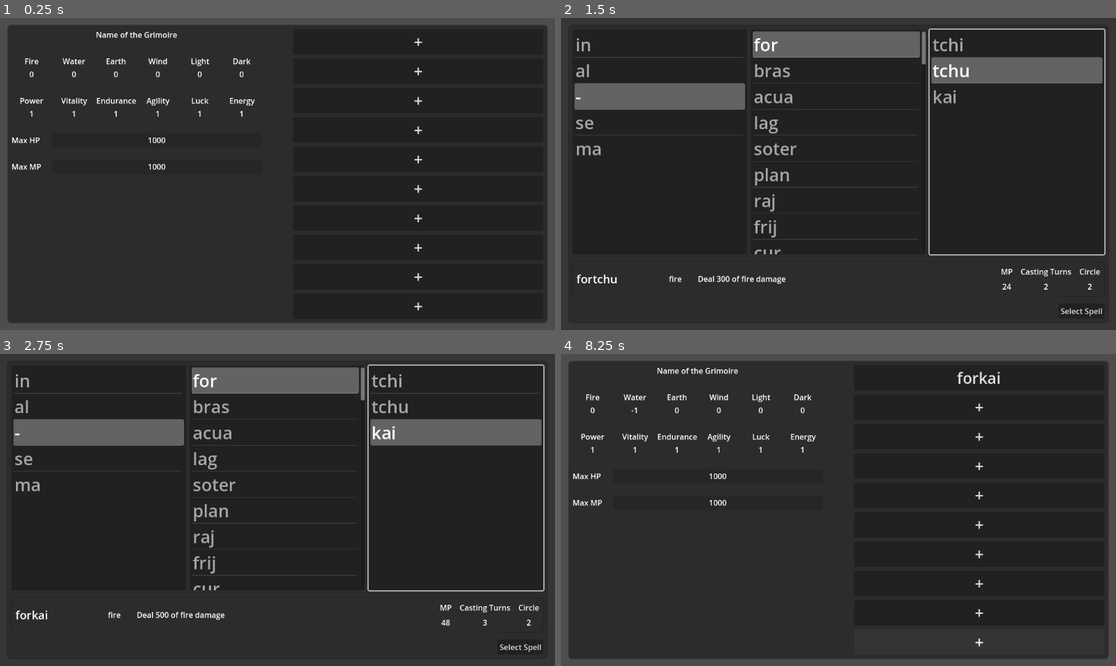
Above: before the commit, frames 1-4 (two rows, left to right).
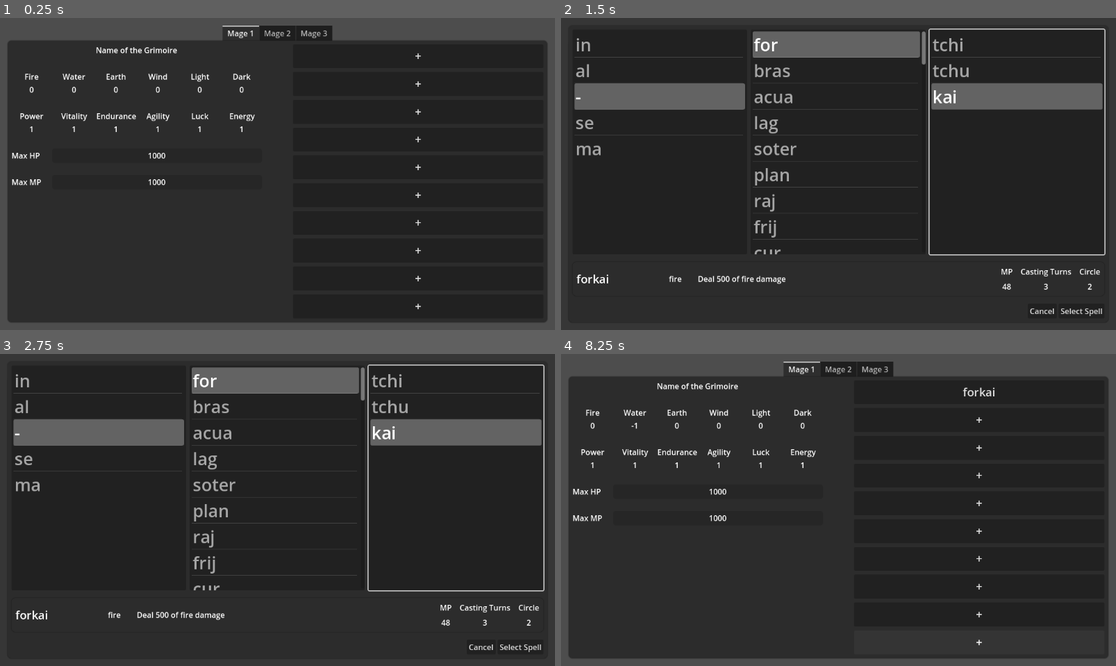
Above: after the commit, the same moments.

Repository: vhoyer/grimoire-researches
Game: Godot game, scene res://stages/_debug/grimoire/grimoires.tscn
Two runs of this game, one before a commit and one after it. Both use one fixed random seed, a clock stepped at 60 frames per second and the inputs below.
Inputs:
- Up to frame 1 (0.25 s): no input
- Up to frame 2 (1.5 s): click "+" at 0.5 s; click "+" at 1.25 s
- Up to frame 3 (2.75 s): click "+" at 2 s
- Up to frame 4 (8.25 s): click "+" at 2.75 s; click "+" at 3.5 s; click "+" at 4.25 s; click "+" at 5 s; click "+" at 5.75 s; click "+" at 6.5 s; click "+" at 7.25 s; click "Select Spell" at 8 s

The runs differ from the first frame. In frame 1, 6.0% of the frame differs, in the area x 1-99%, y 2-94%; in frame 2, 5.3%; in frame 3, less than 0.1%; in frame 4, 6.1%.

Commit message:
✨ Add mage selection on grimoire screen

Diff:
--- /dev/null
+++ b/entities/mages/mage.gd
@@ -0,0 +1,9 @@
+extends Resource
+class_name Mage
+
+@export var name: String;
+@export var grimoire: Grimoire;
+
+func _init(name: String, grimoire: Grimoire = Grimoire.new()):
+	self.name = name;
+	self.grimoire = grimoire;
--- a/stages/_debug/grimoire/grimoire.gd
+++ b/stages/_debug/grimoire/grimoire.gd
@@ -1,10 +1,20 @@
 extends PanelContainer
 
-var grimoire = Grimoire.new()
+@export var SpellSlotScene: PackedScene;
+@onready var page_right: VBoxContainer = $BookPages/PageRight
 
-func _ready() -> void:
+var grimoire: Grimoire
+
+signal grimoire_changed;
+
+func change_grimoire(grimoire: Grimoire) -> void:
+	if (self.grimoire != null and self.grimoire.updated.is_connected(update_labels)):
+		self.grimoire.updated.disconnect(update_labels)
+	self.grimoire = grimoire
+	self.grimoire.updated.connect(update_labels)
 	update_labels()
-	grimoire.updated.connect(update_labels)
+	call_deferred('update_slots')
+	grimoire_changed.emit(self.grimoire)
 
 func update_labels():
 	%Fire.text = str(grimoire.affinities.fire);
@@ -23,3 +33,12 @@
 
 	%HP.text = str(grimoire.stats.max_hp);
 	%MP.text = str(grimoire.stats.max_mp);
+
+func update_slots() -> void:
+	for child in page_right.get_children():
+		child.free();
+	for index in grimoire.SIZE:
+		var btn = SpellSlotScene.instantiate()
+		btn.grimoire = grimoire
+		btn.slot_index = index
+		page_right.add_child(btn)
--- a/stages/_debug/grimoire/grimoires.tscn
+++ b/stages/_debug/grimoire/grimoires.tscn
@@ -1,8 +1,8 @@
 [gd_scene load_steps=4 format=3 uid="uid://n1056y7etnkk"]
 
+[ext_resource type="Script" path="res://stages/_debug/grimoire/tab_bar.gd" id="1_ag50x"]
 [ext_resource type="PackedScene" uid="uid://k8h78vpoebr5" path="res://stages/_debug/grimoire/spell_slot.tscn" id="1_br3ms"]
 [ext_resource type="Script" path="res://stages/_debug/grimoire/grimoire.gd" id="1_lrpgt"]
-[ext_resource type="Script" path="res://stages/_debug/grimoire/spell_slots.gd" id="2_lip0o"]
 
 [node name="Grimoires" type="CanvasLayer"]
 
@@ -17,204 +17,220 @@
 theme_override_constants/margin_right = 16
 theme_override_constants/margin_bottom = 16
 
-[node name="Book" type="PanelContainer" parent="MarginContainer"]
-unique_name_in_owner = true
-layout_mode = 2
+[node name="VBoxContainer" type="VBoxContainer" parent="MarginContainer"]
+layout_mode = 2
+theme_override_constants/separation = 0
+
+[node name="TabBar" type="TabBar" parent="MarginContainer/VBoxContainer"]
+layout_mode = 2
+current_tab = 0
+tab_alignment = 1
+tab_count = 3
+tab_0/title = "Mage 1"
+tab_1/title = "Mage 2"
+tab_2/title = "Mage 3"
+script = ExtResource("1_ag50x")
+
+[node name="Book" type="PanelContainer" parent="MarginContainer/VBoxContainer"]
+unique_name_in_owner = true
+layout_mode = 2
+size_flags_vertical = 3
 script = ExtResource("1_lrpgt")
-
-[node name="BookPages" type="HBoxContainer" parent="MarginContainer/Book"]
+SpellSlotScene = ExtResource("1_br3ms")
+
+[node name="BookPages" type="HBoxContainer" parent="MarginContainer/VBoxContainer/Book"]
 layout_mode = 2
 theme_override_constants/separation = 64
 
-[node name="PageLeft" type="VBoxContainer" parent="MarginContainer/Book/BookPages"]
+[node name="PageLeft" type="VBoxContainer" parent="MarginContainer/VBoxContainer/Book/BookPages"]
 layout_mode = 2
 size_flags_horizontal = 3
 theme_override_constants/separation = 32
 
-[node name="Name" type="Label" parent="MarginContainer/Book/BookPages/PageLeft"]
+[node name="Name" type="Label" parent="MarginContainer/VBoxContainer/Book/BookPages/PageLeft"]
 layout_mode = 2
 text = "Name of the Grimoire"
 horizontal_alignment = 1
 
-[node name="Affinities" type="GridContainer" parent="MarginContainer/Book/BookPages/PageLeft"]
+[node name="Affinities" type="GridContainer" parent="MarginContainer/VBoxContainer/Book/BookPages/PageLeft"]
 layout_mode = 2
 columns = 6
 
-[node name="AffinityLabel1" type="Label" parent="MarginContainer/Book/BookPages/PageLeft/Affinities"]
+[node name="AffinityLabel1" type="Label" parent="MarginContainer/VBoxContainer/Book/BookPages/PageLeft/Affinities"]
 layout_mode = 2
 size_flags_horizontal = 3
 text = "Fire"
 horizontal_alignment = 1
 
-[node name="AffinityLabel2" type="Label" parent="MarginContainer/Book/BookPages/PageLeft/Affinities"]
+[node name="AffinityLabel2" type="Label" parent="MarginContainer/VBoxContainer/Book/BookPages/PageLeft/Affinities"]
 layout_mode = 2
 size_flags_horizontal = 3
 text = "Water"
 horizontal_alignment = 1
 
-[node name="AffinityLabel3" type="Label" parent="MarginContainer/Book/BookPages/PageLeft/Affinities"]
+[node name="AffinityLabel3" type="Label" parent="MarginContainer/VBoxContainer/Book/BookPages/PageLeft/Affinities"]
 layout_mode = 2
 size_flags_horizontal = 3
 text = "Earth"
 horizontal_alignment = 1
 
-[node name="AffinityLabel4" type="Label" parent="MarginContainer/Book/BookPages/PageLeft/Affinities"]
+[node name="AffinityLabel4" type="Label" parent="MarginContainer/VBoxContainer/Book/BookPages/PageLeft/Affinities"]
 layout_mode = 2
 size_flags_horizontal = 3
 text = "Wind"
 horizontal_alignment = 1
 
-[node name="AffinityLabel5" type="Label" parent="MarginContainer/Book/BookPages/PageLeft/Affinities"]
+[node name="AffinityLabel5" type="Label" parent="MarginContainer/VBoxContainer/Book/BookPages/PageLeft/Affinities"]
 layout_mode = 2
 size_flags_horizontal = 3
 text = "Light"
 horizontal_alignment = 1
 
-[node name="AffinityLabel6" type="Label" parent="MarginContainer/Book/BookPages/PageLeft/Affinities"]
+[node name="AffinityLabel6" type="Label" parent="MarginContainer/VBoxContainer/Book/BookPages/PageLeft/Affinities"]
 layout_mode = 2
 size_flags_horizontal = 3
 text = "Dark"
 horizontal_alignment = 1
 
-[node name="Fire" type="Label" parent="MarginContainer/Book/BookPages/PageLeft/Affinities"]
-unique_name_in_owner = true
-layout_mode = 2
-size_flags_horizontal = 3
-text = "0"
-horizontal_alignment = 1
-
-[node name="Water" type="Label" parent="MarginContainer/Book/BookPages/PageLeft/Affinities"]
-unique_name_in_owner = true
-layout_mode = 2
-size_flags_horizontal = 3
-text = "0"
-horizontal_alignment = 1
-
-[node name="Earth" type="Label" parent="MarginContainer/Book/BookPages/PageLeft/Affinities"]
-unique_name_in_owner = true
-layout_mode = 2
-size_flags_horizontal = 3
-text = "0"
-horizontal_alignment = 1
-
-[node name="Wind" type="Label" parent="MarginContainer/Book/BookPages/PageLeft/Affinities"]
-unique_name_in_owner = true
-layout_mode = 2
-size_flags_horizontal = 3
-text = "0"
-horizontal_alignment = 1
-
-[node name="Light" type="Label" parent="MarginContainer/Book/BookPages/PageLeft/Affinities"]
-unique_name_in_owner = true
-layout_mode = 2
-size_flags_horizontal = 3
-text = "0"
-horizontal_alignment = 1
-
-[node name="Dark" type="Label" parent="MarginContainer/Book/BookPages/PageLeft/Affinities"]
-unique_name_in_owner = true
-layout_mode = 2
-size_flags_horizontal = 3
-text = "0"
-horizontal_alignment = 1
-
-[node name="Stats" type="GridContainer" parent="MarginContainer/Book/BookPages/PageLeft"]
+[node name="Fire" type="Label" parent="MarginContainer/VBoxContainer/Book/BookPages/PageLeft/Affinities"]
+unique_name_in_owner = true
+layout_mode = 2
+size_flags_horizontal = 3
+text = "0"
+horizontal_alignment = 1
+
+[node name="Water" type="Label" parent="MarginContainer/VBoxContainer/Book/BookPages/PageLeft/Affinities"]
+unique_name_in_owner = true
+layout_mode = 2
+size_flags_horizontal = 3
+text = "0"
+horizontal_alignment = 1
+
+[node name="Earth" type="Label" parent="MarginContainer/VBoxContainer/Book/BookPages/PageLeft/Affinities"]
+unique_name_in_owner = true
+layout_mode = 2
+size_flags_horizontal = 3
+text = "0"
+horizontal_alignment = 1
+
+[node name="Wind" type="Label" parent="MarginContainer/VBoxContainer/Book/BookPages/PageLeft/Affinities"]
+unique_name_in_owner = true
+layout_mode = 2
+size_flags_horizontal = 3
+text = "0"
+horizontal_alignment = 1
+
+[node name="Light" type="Label" parent="MarginContainer/VBoxContainer/Book/BookPages/PageLeft/Affinities"]
+unique_name_in_owner = true
+layout_mode = 2
+size_flags_horizontal = 3
+text = "0"
+horizontal_alignment = 1
+
+[node name="Dark" type="Label" parent="MarginContainer/VBoxContainer/Book/BookPages/PageLeft/Affinities"]
+unique_name_in_owner = true
+layout_mode = 2
+size_flags_horizontal = 3
+text = "0"
+horizontal_alignment = 1
+
+[node name="Stats" type="GridContainer" parent="MarginContainer/VBoxContainer/Book/BookPages/PageLeft"]
 layout_mode = 2
 columns = 6
 
-[node name="PowerLabel" type="Label" parent="MarginContainer/Book/BookPages/PageLeft/Stats"]
+[node name="PowerLabel" type="Label" parent="MarginContainer/VBoxContainer/Book/BookPages/PageLeft/Stats"]
 layout_mode = 2
 size_flags_horizontal = 3
 text = "Power
 "
 horizontal_alignment = 1
 
-[node name="VitalityLabel" type="Label" parent="MarginContainer/Book/BookPages/PageLeft/Stats"]
+[node name="VitalityLabel" type="Label" parent="MarginContainer/VBoxContainer/Book/BookPages/PageLeft/Stats"]
 layout_mode = 2
 size_flags_horizontal = 3
 text = "Vitality"
 horizontal_alignment = 1
 
-[node name="EnduranceLabel" type="Label" parent="MarginContainer/Book/BookPages/PageLeft/Stats"]
+[node name="EnduranceLabel" type="Label" parent="MarginContainer/VBoxContainer/Book/BookPages/PageLeft/Stats"]
 layout_mode = 2
 size_flags_horizontal = 3
 text = "Endurance
 "
 horizontal_alignment = 1
 
-[node name="AgilityLabel" type="Label" parent="MarginContainer/Book/BookPages/PageLeft/Stats"]
+[node name="AgilityLabel" type="Label" parent="MarginContainer/VBoxContainer/Book/BookPages/PageLeft/Stats"]
 layout_mode = 2
 size_flags_horizontal = 3
 text = "Agility"
 horizontal_alignment = 1
 
-[node name="LuckLabel" type="Label" parent="MarginContainer/Book/BookPages/PageLeft/Stats"]
+[node name="LuckLabel" type="Label" parent="MarginContainer/VBoxContainer/Book/BookPages/PageLeft/Stats"]
 layout_mode = 2
 size_flags_horizontal = 3
 text = "Luck"
 horizontal_alignment = 1
 
-[node name="EnergyLabel" type="Label" parent="MarginContainer/Book/BookPages/PageLeft/Stats"]
+[node name="EnergyLabel" type="Label" parent="MarginContainer/VBoxContainer/Book/BookPages/PageLeft/Stats"]
 layout_mode = 2
 size_flags_horizontal = 3
 text = "Energy"
 horizontal_alignment = 1
 
-[node name="Power" type="Label" parent="MarginContainer/Book/BookPages/PageLeft/Stats"]
-unique_name_in_owner = true
-layout_mode = 2
-size_flags_horizontal = 3
-text = "0"
-horizontal_alignment = 1
-
-[node name="Vitality" type="Label" parent="MarginContainer/Book/BookPages/PageLeft/Stats"]
-unique_name_in_owner = true
-layout_mode = 2
-size_flags_horizontal = 3
-text = "0"
-horizontal_alignment = 1
-
-[node name="Endurance" type="Label" parent="MarginContainer/Book/BookPages/PageLeft/Stats"]
-unique_name_in_owner = true
-layout_mode = 2
-size_flags_horizontal = 3
-text = "0"
-horizontal_alignment = 1
-
-[node name="Agility" type="Label" parent="MarginContainer/Book/BookPages/PageLeft/Stats"]
-unique_name_in_owner = true
-layout_mode = 2
-size_flags_horizontal = 3
-text = "0"
-horizontal_alignment = 1
-
-[node name="Luck" type="Label" parent="MarginContainer/Book/BookPages/PageLeft/Stats"]
-unique_name_in_owner = true
-layout_mode = 2
-size_flags_horizontal = 3
-text = "0"
-horizontal_alignment = 1
-
-[node name="Energy" type="Label" parent="MarginContainer/Book/BookPages/PageLeft/Stats"]
-unique_name_in_owner = true
-layout_mode = 2
-size_flags_horizontal = 3
-text = "0"
-horizontal_alignment = 1
-
-[node name="HPBar" type="HBoxContainer" parent="MarginContainer/Book/BookPages/PageLeft"]
-layout_mode = 2
-
-[node name="HP" type="Label" parent="MarginContainer/Book/BookPages/PageLeft/HPBar"]
+[node name="Power" type="Label" parent="MarginContainer/VBoxContainer/Book/BookPages/PageLeft/Stats"]
+unique_name_in_owner = true
+layout_mode = 2
+size_flags_horizontal = 3
+text = "0"
+horizontal_alignment = 1
+
+[node name="Vitality" type="Label" parent="MarginContainer/VBoxContainer/Book/BookPages/PageLeft/Stats"]
+unique_name_in_owner = true
+layout_mode = 2
+size_flags_horizontal = 3
+text = "0"
+horizontal_alignment = 1
+
+[node name="Endurance" type="Label" parent="MarginContainer/VBoxContainer/Book/BookPages/PageLeft/Stats"]
+unique_name_in_owner = true
+layout_mode = 2
+size_flags_horizontal = 3
+text = "0"
+horizontal_alignment = 1
+
+[node name="Agility" type="Label" parent="MarginContainer/VBoxContainer/Book/BookPages/PageLeft/Stats"]
+unique_name_in_owner = true
+layout_mode = 2
+size_flags_horizontal = 3
+text = "0"
+horizontal_alignment = 1
+
+[node name="Luck" type="Label" parent="MarginContainer/VBoxContainer/Book/BookPages/PageLeft/Stats"]
+unique_name_in_owner = true
+layout_mode = 2
+size_flags_horizontal = 3
+text = "0"
+horizontal_alignment = 1
+
+[node name="Energy" type="Label" parent="MarginContainer/VBoxContainer/Book/BookPages/PageLeft/Stats"]
+unique_name_in_owner = true
+layout_mode = 2
+size_flags_horizontal = 3
+text = "0"
+horizontal_alignment = 1
+
+[node name="HPBar" type="HBoxContainer" parent="MarginContainer/VBoxContainer/Book/BookPages/PageLeft"]
+layout_mode = 2
+
+[node name="HP" type="Label" parent="MarginContainer/VBoxContainer/Book/BookPages/PageLeft/HPBar"]
 custom_minimum_size = Vector2(80, 0)
 layout_mode = 2
 text = "Max HP"
 
-[node name="Control" type="Control" parent="MarginContainer/Book/BookPages/PageLeft/HPBar"]
-layout_mode = 2
-size_flags_horizontal = 3
-
-[node name="ProgressBar" type="ProgressBar" parent="MarginContainer/Book/BookPages/PageLeft/HPBar/Control"]
+[node name="Control" type="Control" parent="MarginContainer/VBoxContainer/Book/BookPages/PageLeft/HPBar"]
+layout_mode = 2
+size_flags_horizontal = 3
+
+[node name="ProgressBar" type="ProgressBar" parent="MarginContainer/VBoxContainer/Book/BookPages/PageLeft/HPBar/Control"]
 custom_minimum_size = Vector2(0, 30)
 layout_mode = 1
 anchors_preset = 15
@@ -225,7 +241,7 @@
 size_flags_horizontal = 3
 show_percentage = false
 
-[node name="CenterContainer" type="CenterContainer" parent="MarginContainer/Book/BookPages/PageLeft/HPBar/Control"]
+[node name="CenterContainer" type="CenterContainer" parent="MarginContainer/VBoxContainer/Book/BookPages/PageLeft/HPBar/Control"]
 layout_mode = 1
 anchors_preset = 15
 anchor_right = 1.0
@@ -233,25 +249,25 @@
 grow_horizontal = 2
 grow_vertical = 2
 
-[node name="HP" type="Label" parent="MarginContainer/Book/BookPages/PageLeft/HPBar/Control/CenterContainer"]
+[node name="HP" type="Label" parent="MarginContainer/VBoxContainer/Book/BookPages/PageLeft/HPBar/Control/CenterContainer"]
 unique_name_in_owner = true
 layout_mode = 2
 text = "1000"
 
-[node name="MPBar" type="HBoxContainer" parent="MarginContainer/Book/BookPages/PageLeft"]
-layout_mode = 2
-
-[node name="MP" type="Label" parent="MarginContainer/Book/BookPages/PageLeft/MPBar"]
+[node name="MPBar" type="HBoxContainer" parent="MarginContainer/VBoxContainer/Book/BookPages/PageLeft"]
+layout_mode = 2
+
+[node name="MP" type="Label" parent="MarginContainer/VBoxContainer/Book/BookPages/PageLeft/MPBar"]
 custom_minimum_size = Vector2(80, 0)
 layout_mode = 2
 text = "Max MP
 "
 
-[node name="Control" type="Control" parent="MarginContainer/Book/BookPages/PageLeft/MPBar"]
-layout_mode = 2
-size_flags_horizontal = 3
-
-[node name="ProgressBar" type="ProgressBar" parent="MarginContainer/Book/BookPages/PageLeft/MPBar/Control"]
+[node name="Control" type="Control" parent="MarginContainer/VBoxContainer/Book/BookPages/PageLeft/MPBar"]
+layout_mode = 2
+size_flags_horizontal = 3
+
+[node name="ProgressBar" type="ProgressBar" parent="MarginContainer/VBoxContainer/Book/BookPages/PageLeft/MPBar/Control"]
 custom_minimum_size = Vector2(0, 30)
 layout_mode = 1
 anchors_preset = 15
@@ -262,7 +278,7 @@
 size_flags_horizontal = 3
 show_percentage = false
 
-[node name="CenterContainer" type="CenterContainer" parent="MarginContainer/Book/BookPages/PageLeft/MPBar/Control"]
+[node name="CenterContainer" type="CenterContainer" parent="MarginContainer/VBoxContainer/Book/BookPages/PageLeft/MPBar/Control"]
 layout_mode = 1
 anchors_preset = 15
 anchor_right = 1.0
@@ -270,13 +286,43 @@
 grow_horizontal = 2
 grow_vertical = 2
 
-[node name="MP" type="Label" parent="MarginContainer/Book/BookPages/PageLeft/MPBar/Control/CenterContainer"]
+[node name="MP" type="Label" parent="MarginContainer/VBoxContainer/Book/BookPages/PageLeft/MPBar/Control/CenterContainer"]
 unique_name_in_owner = true
 layout_mode = 2
 text = "1000"
 
-[node name="PageRight" type="VBoxContainer" parent="MarginContainer/Book/BookPages"]
-layout_mode = 2
-size_flags_horizontal = 3
-script = ExtResource("2_lip0o")
-SpellSlotScene = ExtResource("1_br3ms")
+[node name="PageRight" type="VBoxContainer" parent="MarginContainer/VBoxContainer/Book/BookPages"]
+layout_mode = 2
+size_flags_horizontal = 3
+
+[node name="SpellSlot1" parent="MarginContainer/VBoxContainer/Book/BookPages/PageRight" instance=ExtResource("1_br3ms")]
+layout_mode = 2
+
+[node name="SpellSlot2" parent="MarginContainer/VBoxContainer/Book/BookPages/PageRight" instance=ExtResource("1_br3ms")]
+layout_mode = 2
+
+[node name="SpellSlot3" parent="MarginContainer/VBoxContainer/Book/BookPages/PageRight" instance=ExtResource("1_br3ms")]
+layout_mode = 2
+
+[node name="SpellSlot4" parent="MarginContainer/VBoxContainer/Book/BookPages/PageRight" instance=ExtResource("1_br3ms")]
+layout_mode = 2
+
+[node name="SpellSlot5" parent="MarginContainer/VBoxContainer/Book/BookPages/PageRight" instance=ExtResource("1_br3ms")]
+layout_mode = 2
+
+[node name="SpellSlot6" parent="MarginContainer/VBoxContainer/Book/BookPages/PageRight" instance=ExtResource("1_br3ms")]
+layout_mode = 2
+
+[node name="SpellSlot7" parent="MarginContainer/VBoxContainer/Book/BookPages/PageRight" instance=ExtResource("1_br3ms")]
+layout_mode = 2
+
+[node name="SpellSlot8" parent="MarginContainer/VBoxContainer/Book/BookPages/PageRight" instance=ExtResource("1_br3ms")]
+layout_mode = 2
+
+[node name="SpellSlot9" parent="MarginContainer/VBoxContainer/Book/BookPages/PageRight" instance=ExtResource("1_br3ms")]
+layout_mode = 2
+
+[node name="SpellSlot10" parent="MarginContainer/VBoxContainer/Book/BookPages/PageRight" instance=ExtResource("1_br3ms")]
+layout_mode = 2
+
+[connection signal="tab_changed" from="MarginContainer/VBoxContainer/TabBar" to="MarginContainer/VBoxContainer/TabBar" method="_on_tab_changed"]
--- a/stages/_debug/grimoire/spell_slot.gd
+++ b/stages/_debug/grimoire/spell_slot.gd
@@ -8,20 +8,31 @@
 
 var spell: Spell:
 	get():
+		if (grimoire == null): return null;
 		return grimoire.get_spell(slot_index);
 	set(value):
 		grimoire.set_spell(slot_index, value);
-		if value == null:
-			self.text = '+'
-			return
-		self.text = value.name
+		update_label()
+
+func _ready() -> void:
+	update_label()
+
+func update_label():
+	if spell == null:
+		self.text = '+'
+		return
+	self.text = spell.name
 
 func _on_button_down() -> void:
 	spell_select = SpellSelectionScene.instantiate()
 	get_tree().root.add_child(spell_select)
 	spell_select.connect('spell_selected', _on_spell_selected);
+	spell_select.connect('cancel', _on_spell_selection_canceled);
 
 func _on_spell_selected(spell: Spell) -> void:
 	self.spell = spell;
 	get_tree().root.remove_child(spell_select)
+
+func _on_spell_selection_canceled() -> void:
+	get_tree().root.remove_child(spell_select)
 	pass
--- a/stages/_debug/grimoire/spell_slot.tscn
+++ b/stages/_debug/grimoire/spell_slot.tscn
@@ -6,7 +6,8 @@
 [node name="SpellSlot" type="Button"]
 offset_right = 600.0
 offset_bottom = 53.0
-theme_override_font_sizes/font_size = 32
+size_flags_vertical = 3
+theme_override_font_sizes/font_size = 24
 text = "+"
 script = ExtResource("1_6m6rt")
 SpellSelectionScene = ExtResource("2_41hp8")
--- a/stages/_debug/grimoire/spell_slots.gd
+++ /dev/null
@@ -1,11 +0,0 @@
-extends VBoxContainer
-
-@export var SpellSlotScene: PackedScene;
-
-func _ready() -> void:
-	var grimoire = %Book.grimoire
-	for index in grimoire.SIZE:
-		var btn = SpellSlotScene.instantiate()
-		btn.grimoire = grimoire
-		btn.slot_index = index
-		self.add_child(btn)
--- /dev/null
+++ b/stages/_debug/grimoire/tab_bar.gd
@@ -0,0 +1,15 @@
+extends TabBar
+
+var mages: Array[Mage] = [
+	Mage.new('Andre'),
+	Mage.new('Lucas'),
+	Mage.new('Julio'),
+];
+
+@onready var book: PanelContainer = %Book
+
+func _ready() -> void:
+	_on_tab_changed(self.current_tab)
+
+func _on_tab_changed(tab: int) -> void:
+	book.change_grimoire(mages[tab].grimoire)
--- a/stages/_debug/spell_select/spell_select.gd
+++ b/stages/_debug/spell_select/spell_select.gd
@@ -7,6 +7,7 @@
 @onready var postfixes: ItemList = %Postfixes
 
 signal spell_selected;
+signal cancel;
 
 var pre: = SpellPrepostfix.new():
 	set(value):
@@ -48,4 +49,6 @@
 
 func _on_select_spell_button_down() -> void:
 	spell_selected.emit(spell)
-	pass # Replace with function body.
+
+func _on_cancel_button_down() -> void:
+	cancel.emit()
--- a/stages/_debug/spell_select/spell_select.tscn
+++ b/stages/_debug/spell_select/spell_select.tscn
@@ -144,6 +144,10 @@
 layout_mode = 2
 alignment = 2
 
+[node name="Cancel" type="Button" parent="MarginContainer/PanelContainer/VBoxContainer/HBoxContainer"]
+layout_mode = 2
+text = "Cancel"
+
 [node name="SelectSpell" type="Button" parent="MarginContainer/PanelContainer/VBoxContainer/HBoxContainer"]
 layout_mode = 2
 text = "Select Spell"
@@ -151,4 +155,5 @@
 [connection signal="item_selected" from="MarginContainer/PanelContainer/VBoxContainer/spell_spinselector/Prefixes" to="." method="_on_prefixes_item_selected"]
 [connection signal="item_selected" from="MarginContainer/PanelContainer/VBoxContainer/spell_spinselector/Radixes" to="." method="_on_radixes_item_selected"]
 [connection signal="item_selected" from="MarginContainer/PanelContainer/VBoxContainer/spell_spinselector/Postfixes" to="." method="_on_postfixes_item_selected"]
+[connection signal="button_down" from="MarginContainer/PanelContainer/VBoxContainer/HBoxContainer/Cancel" to="." method="_on_cancel_button_down"]
 [connection signal="button_down" from="MarginContainer/PanelContainer/VBoxContainer/HBoxContainer/SelectSpell" to="." method="_on_select_spell_button_down"]
